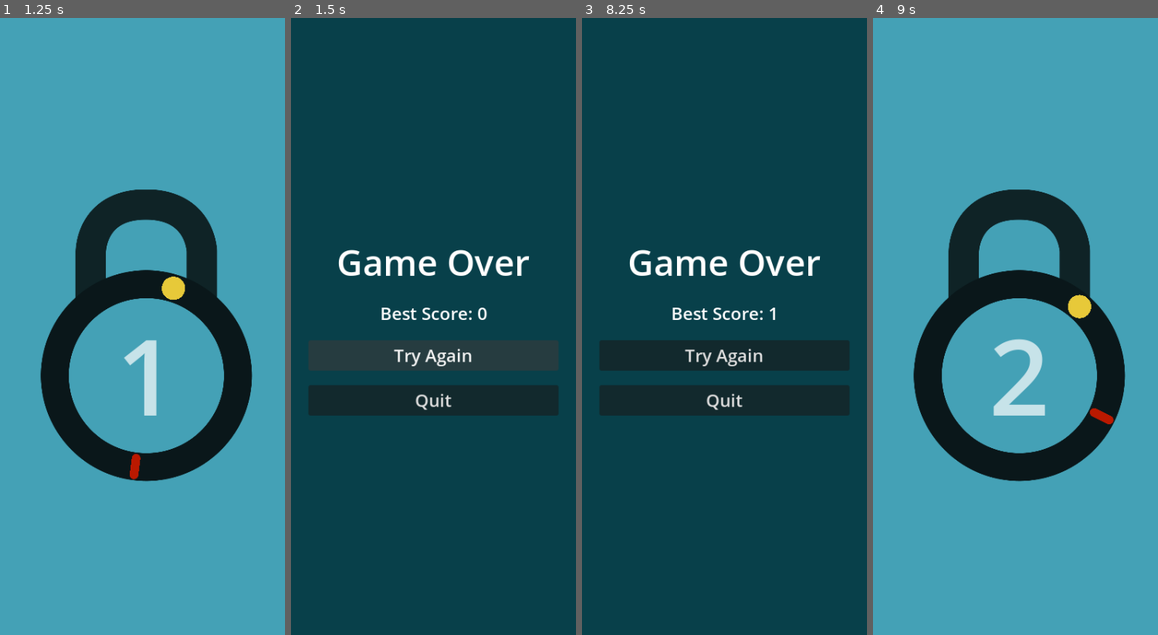
Above: before the commit, frames 1-4 (left to right).
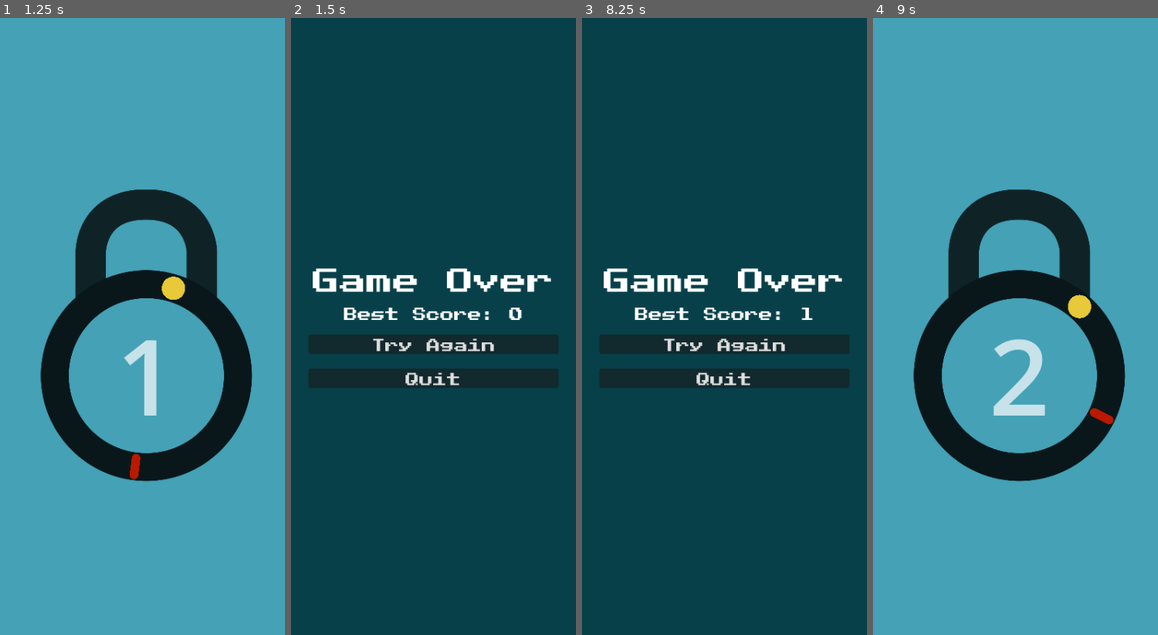
Above: after the commit, the same moments.

Repository: rob-not-bob/lock-breaker
Game: Godot game, scene res://scenes/main.tscn
The game is run twice, just before and just after one commit, with the same random seed, the same clock (stepped at 60 frames per second) and the same inputs.
Inputs (mouse positions are in pixels of both pictures, inside the frame that each line leads up to):
- Up to frame 1 (1.25 s): move the mouse to (205, 295) at 0.52 s; click (205, 295) at 0.6 s
- Up to frame 2 (1.5 s): move the mouse to (376, 357) at 1.27 s; click (376, 357) at 1.35 s
- Up to frame 3 (8.25 s): click "Try Again" at 2 s; move the mouse to (753, 190) at 2.77 s; click (753, 190) at 2.85 s; click "Try Again" at 3.5 s; move the mouse to (710, 449) at 4.27 s; click (710, 449) at 4.35 s; move the mouse to (810, 419) at 5.02 s; click (810, 419) at 5.1 s; tap Enter at 5.75 s; move the mouse to (639, 233) at 5.77 s; click (639, 233) at 5.85 s; move the mouse to (738, 326) at 6.52 s; click (738, 326) at 6.6 s; move the mouse to (681, 172) at 7.27 s; click (681, 172) at 7.35 s; move the mouse to (787, 295) at 8.02 s; click (787, 295) at 8.1 s
- Up to frame 4 (9 s): click "Try Again" at 8.75 s

Frame 1 is identical in both runs. In frame 2, 12% of the frame differs, in the area x 6-94%, y 37-65%; in frame 3, 12%; in frame 4, nothing differs.

Commit message:
Added better font. Imported pixel art assets. Save progress

Diff:
--- a/project.godot
+++ b/project.godot
@@ -19,6 +19,7 @@
 
 _Utils="*res://scripts/Utils.gd"
 SceneSwitcher="*res://scripts/scene_switcher.gd"
+GameSaver="*res://scripts/game_saver.gd"
 
 [display]
 
--- a/scenes/coin.gd
+++ b/scenes/coin.gd
@@ -9,9 +9,9 @@
 	queue_free();
 
 var in_coin = false;
-func _on_area_entered(area):
+func _on_area_entered(_area):
 	in_coin = true;
 
-func _on_area_exited(area):
+func _on_area_exited(_area):
 	in_coin = false;
 	coin_missed.emit();
--- a/scenes/game_over_screen.tscn
+++ b/scenes/game_over_screen.tscn
@@ -32,7 +32,7 @@
 [node name="GameOver" type="Label" parent="VBoxContainer"]
 layout_mode = 2
 theme = ExtResource("2_bnhkj")
-theme_override_font_sizes/font_size = 49
+theme_override_font_sizes/font_size = 37
 text = "Game Over"
 horizontal_alignment = 1
 vertical_alignment = 1
--- a/scenes/lock.gd
+++ b/scenes/lock.gd
@@ -1,6 +1,12 @@
 extends Node2D
 
 signal lock_lost(best_score: int);
+signal lock_won(beaten_lock_difficulty: int);
+
+@onready var bg: Sprite2D = $lock_body/background;
+@onready var fg: Sprite2D = $lock_body/foreground;
+@onready var track: Track = $lock_body/track;
+@onready var countdown: Label = $lock_body/countdown;
 
 @export var lock_difficulty: int = 1;
 var current_difficulty: int = lock_difficulty;
@@ -23,22 +29,21 @@
 
 
 func _ready():
-	var bgWidth = $lock_body/background.texture.get_width() * $lock_body/background.scale.x;
-	var fgWidth = $lock_body/foreground.texture.get_width() * $lock_body/foreground.scale.x;
+	var bgWidth = bg.texture.get_width() * bg.scale.x;
+	var fgWidth = fg.texture.get_width() * fg.scale.x;
 
-	var center = $lock_body/background.position;
+	var center = bg.position;
 	var trackWidth = (bgWidth - fgWidth) / 2;
 	var radius = fgWidth / 2 + trackWidth / 2;
 
-	$lock_body/track.initialize(center, radius, trackWidth);
-	$lock_body/track.create_coin();
+	track.initialize(center, radius, trackWidth);
+	track.create_coin();
 
 func _set_difficulty(difficulty: int):
 	current_difficulty = difficulty;
-	$lock_body/countdown.text = str(current_difficulty);
+	countdown.text = str(current_difficulty);
 
 func _on_coin_collected():
-	print("current_difficulty")
 	if current_difficulty <= 0:
 		return;
 	_set_difficulty(current_difficulty - 1);
@@ -51,8 +56,11 @@
 func _on_win():
 	var old_direction = $lock_body/track.direction;
 	$lock_body/track.direction = 0;
+	lock_won.emit(lock_difficulty);
+
 	await unlock();
 	await lock();
+
 	set_lock_difficulty(lock_difficulty + 1);
 	$lock_body/track.create_coin();
 	$lock_body/track.direction = old_direction;
--- a/scenes/lock.tscn
+++ b/scenes/lock.tscn
@@ -1,10 +1,12 @@
-[gd_scene load_steps=11 format=3 uid="uid://dxo2ec4gcr203"]
+[gd_scene load_steps=13 format=3 uid="uid://dxo2ec4gcr203"]
 
 [ext_resource type="Texture2D" uid="uid://dcjrew5jqmo3e" path="res://assets/inner.png" id="1_c5fog"]
 [ext_resource type="Script" path="res://scenes/lock.gd" id="1_tnfkh"]
 [ext_resource type="Texture2D" uid="uid://b5kslhlh3cxuk" path="res://assets/top.png" id="2_elh8l"]
+[ext_resource type="Texture2D" uid="uid://dt2d2b7s3mvk2" path="res://assets/shackle_bw.png" id="3_38vhj"]
 [ext_resource type="PackedScene" uid="uid://bpy1hd0buwsk4" path="res://scenes/track.tscn" id="4_mem34"]
 [ext_resource type="AudioStream" uid="uid://lfiu78bu6l4l" path="res://assets/unlock.mp3" id="4_r64xg"]
+[ext_resource type="Texture2D" uid="uid://rlt4uisyrxs" path="res://assets/lock_body_bw.png" id="5_rqpu6"]
 
 [sub_resource type="Animation" id="Animation_tvi3e"]
 length = 0.001
@@ -55,6 +57,30 @@
 "transitions": PackedFloat32Array(1),
 "update": 1,
 "values": [true]
+}
+tracks/4/type = "value"
+tracks/4/imported = false
+tracks/4/enabled = true
+tracks/4/path = NodePath("pixel_shackle:rotation")
+tracks/4/interp = 1
+tracks/4/loop_wrap = true
+tracks/4/keys = {
+"times": PackedFloat32Array(0),
+"transitions": PackedFloat32Array(1),
+"update": 0,
+"values": [0.0]
+}
+tracks/5/type = "value"
+tracks/5/imported = false
+tracks/5/enabled = true
+tracks/5/path = NodePath("pixel_shackle:position")
+tracks/5/interp = 1
+tracks/5/loop_wrap = true
+tracks/5/keys = {
+"times": PackedFloat32Array(0),
+"transitions": PackedFloat32Array(1),
+"update": 0,
+"values": [Vector2(196, 420)]
 }
 
 [sub_resource type="Animation" id="Animation_uuhfv"]
@@ -139,6 +165,30 @@
 "update": 1,
 "values": [true]
 }
+tracks/4/type = "value"
+tracks/4/imported = false
+tracks/4/enabled = true
+tracks/4/path = NodePath("pixel_shackle:rotation")
+tracks/4/interp = 1
+tracks/4/loop_wrap = true
+tracks/4/keys = {
+"times": PackedFloat32Array(0, 0.4, 1),
+"transitions": PackedFloat32Array(1, 1, 1),
+"update": 0,
+"values": [0.0, 0.0, 1.12923]
+}
+tracks/5/type = "value"
+tracks/5/imported = false
+tracks/5/enabled = true
+tracks/5/path = NodePath("pixel_shackle:position")
+tracks/5/interp = 1
+tracks/5/loop_wrap = true
+tracks/5/keys = {
+"times": PackedFloat32Array(0, 0.2, 0.4, 1),
+"transitions": PackedFloat32Array(1, 1, 1, 1),
+"update": 0,
+"values": [Vector2(196, 420), Vector2(196, 430), Vector2(196, 420), Vector2(208, 300)]
+}
 
 [sub_resource type="AnimationLibrary" id="AnimationLibrary_xx1i4"]
 _data = {
@@ -157,6 +207,13 @@
 scale = Vector2(0.333, 0.333)
 texture = ExtResource("2_elh8l")
 
+[node name="pixel_shackle" type="Sprite2D" parent="."]
+visible = false
+texture_filter = 1
+position = Vector2(196, 420)
+scale = Vector2(2.812, 2.812)
+texture = ExtResource("3_38vhj")
+
 [node name="lock_body" type="Node2D" parent="."]
 
 [node name="background" type="Sprite2D" parent="lock_body"]
@@ -170,6 +227,14 @@
 position = Vector2(196, 483)
 scale = Vector2(0.333, 0.333)
 texture = ExtResource("1_c5fog")
+
+[node name="pixel_lock_body" type="Sprite2D" parent="lock_body"]
+visible = false
+modulate = Color(0.772549, 0.658824, 0.270588, 1)
+texture_filter = 1
+position = Vector2(196, 403)
+scale = Vector2(2.8125, 2.8125)
+texture = ExtResource("5_rqpu6")
 
 [node name="countdown" type="Label" parent="lock_body"]
 offset_left = 154.0
@@ -194,7 +259,8 @@
 
 [node name="unlock_sound" type="AudioStreamPlayer" parent="."]
 stream = ExtResource("4_r64xg")
-volume_db = -4.379
+volume_db = -15.0
+pitch_scale = 3.0
 
 [connection signal="coin_collected" from="lock_body/track" to="." method="_on_coin_collected"]
 [connection signal="lost" from="lock_body/track" to="." method="_on_lose"]
--- a/scenes/main.gd
+++ b/scenes/main.gd
@@ -8,10 +8,20 @@
 		{ "best_score": best_score }
 	);
 
-func _ready():
-	level_difficulty = SceneSwitcher.get_param("difficulty", 1)
+func load_game():
+	var game_state = GameSaver.load_game();
+	if game_state.has("current_difficulty"):
+		level_difficulty = GameSaver.game_state.current_difficulty;
+
 	lock_difficulty = level_difficulty;
 	$lock.set_lock_difficulty(lock_difficulty);
 
-func _on_lose(best_score):
+func _ready():
+	load_game();
+
+func _on_lock_beat(lock_difficulty: int):
+	GameSaver.game_state = {"current_difficulty": lock_difficulty + 1};
+	GameSaver.save_game();
+
+func _on_lose(best_score: int):
 	show_game_over_screen(best_score);
--- a/scenes/main.tscn
+++ b/scenes/main.tscn
@@ -35,3 +35,4 @@
 position = Vector2(0, -110)
 
 [connection signal="lock_lost" from="CenterContainer/SubViewportContainer/SubViewport/lock" to="CenterContainer/SubViewportContainer/SubViewport" method="_on_lose"]
+[connection signal="lock_won" from="CenterContainer/SubViewportContainer/SubViewport/lock" to="CenterContainer/SubViewportContainer/SubViewport" method="_on_lock_beat"]
--- a/scenes/start_screen.tscn
+++ b/scenes/start_screen.tscn
@@ -32,7 +32,7 @@
 [node name="PopTheLock" type="Label" parent="VBoxContainer"]
 layout_mode = 2
 theme = ExtResource("2_j0f74")
-theme_override_font_sizes/font_size = 49
+theme_override_font_sizes/font_size = 43
 text = "Pop The Lock
 "
 horizontal_alignment = 1
--- a/scenes/track.gd
+++ b/scenes/track.gd
@@ -1,4 +1,6 @@
 extends Node2D
+
+class_name Track
 
 @export var rotation_speed: float = 2.5;
 
--- /dev/null
+++ b/scripts/game_saver.gd
@@ -0,0 +1,27 @@
+extends Node
+
+var game_state = {};
+
+const _save_file = "user://savegame.save";
+
+func save_game():
+	var save_game = FileAccess.open(_save_file, FileAccess.WRITE);
+	var game_state_string = JSON.stringify(game_state);
+	save_game.store_string(game_state_string);
+	printt("save_game", game_state_string);
+
+func load_game():
+	if not FileAccess.file_exists(_save_file):
+		print_debug("No save file")
+		return {};
+
+	var load_game = FileAccess.open(_save_file, FileAccess.READ);
+	var game_state_json_string = load_game.get_as_text();
+
+	var saved_game_state = JSON.parse_string(game_state_json_string);
+	if not saved_game_state:
+		print_debug("Error reading game state");
+		return {};
+
+	game_state = saved_game_state;
+	return game_state;
--- a/scripts/scene_switcher.gd
+++ b/scripts/scene_switcher.gd
@@ -9,7 +9,7 @@
 	get_tree().change_scene_to_file(next_scene)
 
 # In the newly opened scene, you can get the parameters by name
-func get_param(name, default_value = null):
-	if _params != null and _params.has(name):
-		return _params[name];
+func get_param(param, default_value = null):
+	if _params != null and _params.has(param):
+		return _params[param];
 	return default_value;
--- a/ui_theme.tres
+++ b/ui_theme.tres
@@ -1,4 +1,7 @@
-[gd_resource type="Theme" format=3 uid="uid://7ufvk254irrw"]
+[gd_resource type="Theme" load_steps=2 format=3 uid="uid://7ufvk254irrw"]
+
+[ext_resource type="FontFile" uid="uid://yltbd33hu48c" path="res://assets/PublicPixel-z84yD.ttf" id="1_ke8og"]
 
 [resource]
-default_font_size = 24
+default_font = ExtResource("1_ke8og")
+default_font_size = 19
Binary file added: assets/PublicPixel-z84yD.ttf
Not shown, added: assets/PublicPixel-z84yD.ttf.import
Binary file added: assets/lock_body.png
Not shown, added: assets/lock_body.png.import
Binary file added: assets/lock_body_bw.png
Not shown, added: assets/lock_body_bw.png.import
Binary file added: assets/shackle.png
Not shown, added: assets/shackle.png.import
Binary file added: assets/shackle_bw.png
Not shown, added: assets/shackle_bw.png.import
Not shown, changed: export_presets.cfg
